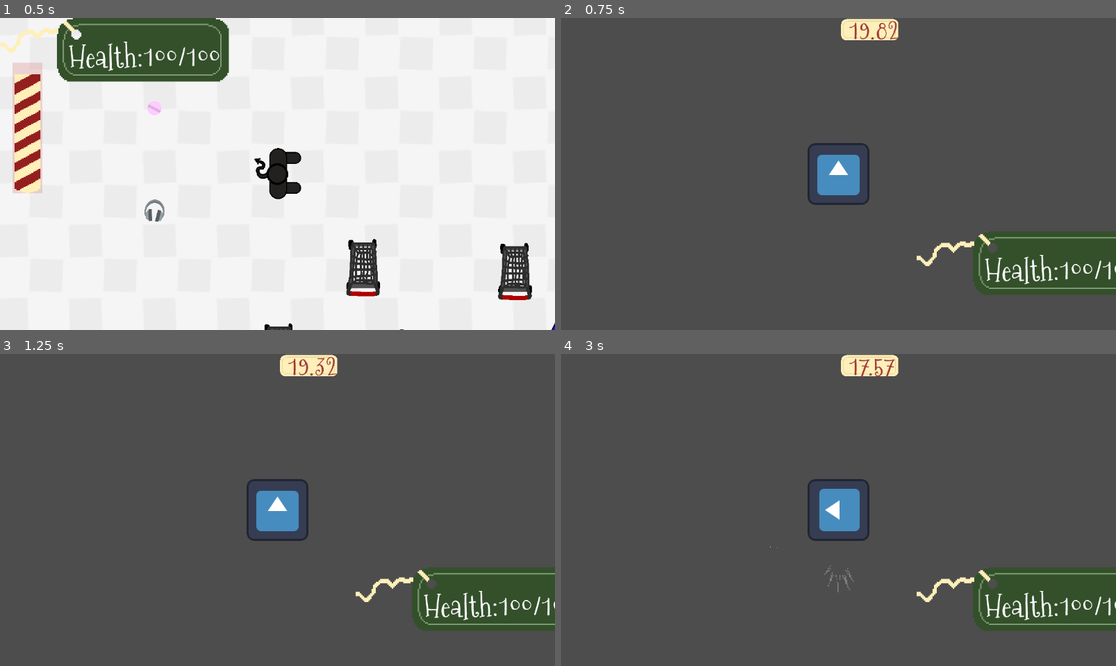
Above: before the commit, frames 1-4 (two rows, left to right).
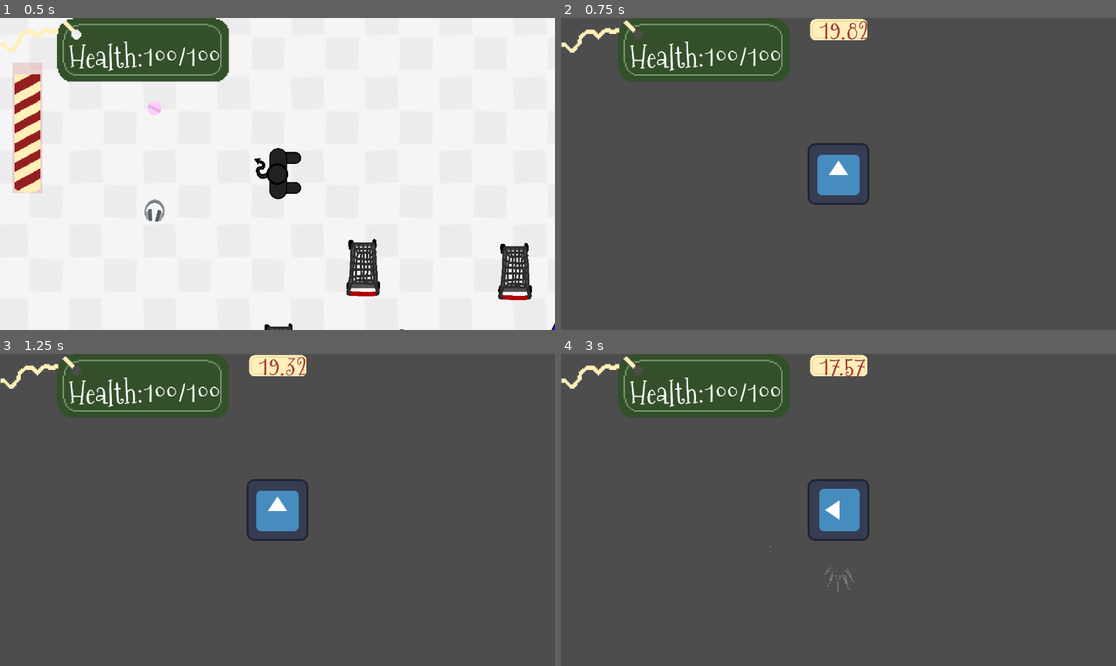
Above: after the commit, the same moments.

Repository: skeeeth/Krampus-Game
Game: Godot game, scene res://cart_test.tscn
Same seed, same stepped clock (60 frames per second), same inputs: the game is played once before the commit and once after it. The engine's default icon, where the game draws it, is replaced by a stand-in: a white triangle on a blue panel in a dark square.
Inputs:
- Up to frame 1 (0.5 s): no input
- Up to frame 2 (0.75 s): hold Right (right) from 0.53 s (still down); hold 1 (dev1) from 0.53 s (still down)
- Up to frame 3 (1.25 s): keep holding Right (right); keep holding 1 (dev1)
- Up to frame 4 (3 s): release Right (right) at 1.28 s; release 1 (dev1) at 1.28 s; hold Down (down) 1.28-2.03 s; tap X (attack) at 1.35 s; tap 1 (dev1) at 1.55 s; hold Right (right) 2.03-2.78 s; hold 1 (dev1) 2.03-2.78 s; hold Up (up) from 2.78 s (still down); tap Z (interact) at 2.85 s

Frame 1 is identical in both runs. In frame 2, 12% of the frame differs, in the area x 0-100%, y 0-89%; in frame 3, 12%; in frame 4, 12%.

Commit message:
Item Pickup cards

Diff:
--- a/Combat/KombatKrampus/sack_krampus.gd
+++ b/Combat/KombatKrampus/sack_krampus.gd
@@ -3,6 +3,9 @@
 
 var dash_buffered:bool = false
 @export var sm:StateMachine
+
+func _ready() -> void:
+	$Camera2D.make_current()
 func _physics_process(delta: float) -> void:
 	move_and_slide()
 
--- a/Combat/KombatKrampus/sack_krampus.tscn
+++ b/Combat/KombatKrampus/sack_krampus.tscn
@@ -12,7 +12,6 @@
 [ext_resource type="Script" path="res://Combat/KombatKrampus/AttackHitbox.gd" id="9_lhobn"]
 [ext_resource type="Script" path="res://Combat/KombatKrampus/Visual.gd" id="9_yecmo"]
 [ext_resource type="Texture2D" uid="uid://bg4hx3t8gnwp5" path="res://Player/hit04.png" id="11_nbwxv"]
-[ext_resource type="PackedScene" uid="uid://b4w75pwooriub" path="res://Combat/UI/CombatUI.tscn" id="13_08agu"]
 
 [sub_resource type="CapsuleShape2D" id="CapsuleShape2D_6pwbh"]
 
@@ -293,6 +292,6 @@
 radial_accel_min = -70.27
 radial_accel_max = -48.65
 
-[node name="Camera2D" parent="." instance=ExtResource("13_08agu")]
+[node name="Camera2D" type="Camera2D" parent="."]
 
 [connection signal="animation_looped" from="SpinAttack" to="StateMachine/Spin" method="_on_spin_attack_animation_looped"]
--- a/Combat/UI/CombatUI.tscn
+++ b/Combat/UI/CombatUI.tscn
@@ -30,8 +30,7 @@
 font_size = 60
 font_color = Color(0.63, 0.2205, 0.2205, 1)
 
-[node name="Camera2D" type="Camera2D"]
-z_index = 1024
+[node name="Camera2D" type="CanvasLayer"]
 script = ExtResource("1_22rx2")
 metadata/_edit_horizontal_guides_ = [-126.0]
 
@@ -50,14 +49,18 @@
 grow_vertical = 2
 
 [node name="ProgressBar" parent="." instance=ExtResource("3_jdtuh")]
-offset_left = 161.0
-offset_top = 119.0
-offset_right = 430.0
-offset_bottom = 158.0
+offset_right = 0.0
+offset_bottom = 0.0
 
-[node name="Timer_Container" type="Sprite2D" parent="."]
+[node name="Timer_Container" type="TextureRect" parent="."]
+anchors_preset = 5
+anchor_left = 0.5
+anchor_right = 0.5
+offset_left = -61.5
+offset_right = 61.5
+offset_bottom = 48.0
+grow_horizontal = 2
 texture = ExtResource("4_n5yce")
-offset = Vector2(64, 24)
 
 [node name="Timer" type="Label" parent="Timer_Container"]
 offset_left = -6.0
--- a/Combat/UI/combat_ui.gd
+++ b/Combat/UI/combat_ui.gd
@@ -1,4 +1,4 @@
-extends Camera2D
+extends CanvasLayer
 
 #@onready var progress_bar: ProgressBar = $ProgressBar
 @onready var timer: Label = $Timer_Container/Timer
@@ -9,10 +9,10 @@
 # Called when the node enters the scene tree for the first time.
 func _ready() -> void:
 	time = PlayerVariables.survival_time
-	$Timer_Container.position.y = -get_viewport_rect().size.y/2.0
-	lens.size = get_viewport_rect().size
-	lens.position = -get_viewport_rect().size/2.0
-	make_current()
+	#$Timer_Container.position.y = -get_viewport_rect().size.y/2.0
+	#lens.size = get_viewport_rect().size
+	#lens.position = -get_viewport_rect().size/2.0
+	#make_current()
 	pass # Replace with function body.
 
 
--- a/Combat/UI/healthbar.gd
+++ b/Combat/UI/healthbar.gd
@@ -8,8 +8,8 @@
 	label.text = "Health:%3.0f/%3.0f" %  [PlayerVariables.current_health,PlayerVariables.max_hp]
 	#scale.x = 1.0/get_parent().zoom.x
 	#scale.y = 1.0/get_parent().zoom.y
-	#position.x = -(get_viewport_rect().size.x/2.0)/get_parent().zoom.x
-	#position.y = -(get_viewport_rect().size.y/2.0)/get_parent().zoom.y
+	#position.x = -(get_viewport_rect().size.x/2.0)
+	#position.y = -(get_viewport_rect().size.y/2.0)
 
 	#max_value = PlayerVariables.max_hp
 	PlayerVariables.health_changed.connect(_on_health_changed)
--- a/Items/item_pickup_card.gd
+++ b/Items/item_pickup_card.gd
@@ -1,8 +1,17 @@
 extends PanelContainer
+class_name ItemCard
 
+var title:String
+var image:Texture2D
+var description:String
+var flavor:String
 
 # Called when the node enters the scene tree for the first time.
 func _ready() -> void:
+	$MarginContainer/VBoxContainer/Label.text = title
+	$MarginContainer/VBoxContainer/VBoxContainer/TextureRect.texture = image
+	$MarginContainer/VBoxContainer/Label2.text = description
+	$MarginContainer/VBoxContainer/Label3.text = flavor
 	pass # Replace with function body.
 
 
--- a/Items/item_pickup_card.tscn
+++ b/Items/item_pickup_card.tscn
@@ -15,7 +15,7 @@
 font_color = Color(0, 0, 0, 1)
 
 [node name="ItemGraphic" type="PanelContainer"]
-custom_minimum_size = Vector2(250, 250)
+custom_minimum_size = Vector2(200, 200)
 offset_right = 250.0
 offset_bottom = 250.0
 theme_override_styles/panel = SubResource("StyleBoxTexture_j07lj")
@@ -33,18 +33,44 @@
 
 [node name="Label" type="Label" parent="MarginContainer/VBoxContainer"]
 layout_mode = 2
+size_flags_vertical = 6
 text = "Name"
 label_settings = SubResource("LabelSettings_5lrd0")
 horizontal_alignment = 1
 
-[node name="TextureRect" type="TextureRect" parent="MarginContainer/VBoxContainer"]
+[node name="VBoxContainer" type="HBoxContainer" parent="MarginContainer/VBoxContainer"]
+custom_minimum_size = Vector2(0, 114.14)
 layout_mode = 2
+size_flags_vertical = 3
+
+[node name="Control2" type="Control" parent="MarginContainer/VBoxContainer/VBoxContainer"]
+layout_mode = 2
+size_flags_horizontal = 3
+
+[node name="TextureRect" type="TextureRect" parent="MarginContainer/VBoxContainer/VBoxContainer"]
+layout_mode = 2
+size_flags_horizontal = 3
 size_flags_vertical = 3
 texture = ExtResource("2_ofjvc")
 expand_mode = 3
+stretch_mode = 4
+
+[node name="Control" type="Control" parent="MarginContainer/VBoxContainer/VBoxContainer"]
+layout_mode = 2
+size_flags_horizontal = 3
 
 [node name="Label2" type="Label" parent="MarginContainer/VBoxContainer"]
 layout_mode = 2
+size_flags_vertical = 6
 text = "Description"
 label_settings = SubResource("LabelSettings_5lrd0")
 horizontal_alignment = 1
+
+[node name="Label3" type="RichTextLabel" parent="MarginContainer/VBoxContainer"]
+custom_minimum_size = Vector2(200, 0)
+layout_mode = 2
+size_flags_vertical = 3
+bbcode_enabled = true
+text = "[i][color=#222222CC] [center] adfasdf"
+fit_content = true
+scroll_active = false
--- a/Items/pickup_item.gd
+++ b/Items/pickup_item.gd
@@ -5,15 +5,11 @@
 @export var description:String
 @export var flavor:String
 
-# Called when the node enters the scene tree for the first time.
-#func _ready() -> void:
-	#pass # Replace with function body.
-#
-#
-## Called every frame. 'delta' is the elapsed time since the previous frame.
-#func _process(delta: float) -> void:
-	#pass
+func collect():
+	PlayerVariables.new_item.emit(item_name,
+			description,
+			flavor,
+			$Sprite2D.texture)
 
-func collect():
 	queue_free()
 	pass
--- /dev/null
+++ b/Player/item_card_spawn.gd
@@ -0,0 +1,22 @@
+extends Control
+
+@onready var _pickup_card_scene = preload("res://Items/item_pickup_card.tscn")
+
+func _ready() -> void:
+	PlayerVariables.new_item.connect(spawn_card)
+
+func spawn_card(title,description,flavor,image):
+	var p1 = $Marker2D.position
+	var p2 = $Marker2D2.position
+	var card:ItemCard = _pickup_card_scene.instantiate()
+	card.title = title
+	card.image = image
+	card.description = description
+	card.flavor = flavor
+	card.position = p1
+	add_child(card)
+	var back_forth = create_tween()
+
+	back_forth.tween_property(card,"position",p2,0.6)
+	back_forth.tween_property(card,"position",p1,0.3).set_delay(1.5)
+	back_forth.tween_callback(card.queue_free)
--- a/Player/player_variables.gd
+++ b/Player/player_variables.gd
@@ -1,7 +1,7 @@
 extends Node
 
 signal health_changed(new)
-
+signal new_item(title,desc,flavor,image)
 #shouldn't really be in this script but this is the only autoload for now
 signal combat_ended
 
--- a/Player/store_ui.tscn
+++ b/Player/store_ui.tscn
@@ -1,8 +1,9 @@
-[gd_scene load_steps=6 format=3 uid="uid://biu0vrh6mioda"]
+[gd_scene load_steps=7 format=3 uid="uid://djfchrromtecl"]
 
 [ext_resource type="PackedScene" uid="uid://cuiyko1ty38wq" path="res://Combat/UI/healthbar.tscn" id="1_rpmqc"]
 [ext_resource type="Texture2D" uid="uid://dwquums5t7q8i" path="res://Combat/UI/candycane.png" id="2_tglna"]
 [ext_resource type="Script" path="res://SpiritBar.gd" id="3_3kabb"]
+[ext_resource type="Script" path="res://Player/item_card_spawn.gd" id="5_6bccp"]
 
 [sub_resource type="Gradient" id="Gradient_7kxnj"]
 colors = PackedColorArray(0.86, 0.5676, 0.5676, 0.352941, 0.858824, 0.568627, 0.568627, 0.352941)
@@ -13,11 +14,8 @@
 [node name="StoreUI" type="CanvasLayer"]
 
 [node name="HPDisplay" parent="." instance=ExtResource("1_rpmqc")]
-anchors_preset = -1
-anchor_right = 0.198
-anchor_bottom = 0.133
-offset_right = -228.096
-offset_bottom = -86.184
+offset_right = 0.0
+offset_bottom = 0.0
 
 [node name="CheerBar" type="TextureProgressBar" parent="."]
 anchors_preset = -1
@@ -34,3 +32,19 @@
 texture_progress = ExtResource("2_tglna")
 script = ExtResource("3_3kabb")
 margin = 50.0
+
+[node name="Control" type="Control" parent="."]
+process_mode = 3
+layout_mode = 3
+anchors_preset = 0
+offset_left = 1967.0
+offset_top = 795.0
+offset_right = 2007.0
+offset_bottom = 835.0
+script = ExtResource("5_6bccp")
+
+[node name="Marker2D" type="Marker2D" parent="Control"]
+position = Vector2(0, -100)
+
+[node name="Marker2D2" type="Marker2D" parent="Control"]
+position = Vector2(-332, -100)
--- a/SpiritBar.gd
+++ b/SpiritBar.gd
@@ -20,7 +20,9 @@
 		outside_scene.visible = false
 		var combat_instance = combat_scene.instantiate()
 		get_tree().root.add_child(combat_instance)
+		visible = false
 		await PlayerVariables.combat_ended
+		visible = true
 		value = max_value
 		outside_scene.visible = true
 		outside_scene.process_mode = Node.PROCESS_MODE_INHERIT
--- a/cart_test.tscn
+++ b/cart_test.tscn
@@ -199,7 +199,11 @@
 
 [node name="Item2" parent="." instance=ExtResource("11_71mkg")]
 position = Vector2(-319, 95)
+
 [node name="StoreUI" parent="." instance=ExtResource("7_srwat")]
+
+[node name="CheerBar" parent="StoreUI" index="1" node_paths=PackedStringArray("outside_scene")]
+outside_scene = NodePath("../..")
 
 [editable path="LevelBoundaries/WestWall"]
 [editable path="LevelBoundaries/EastWall"]
@@ -213,3 +217,4 @@
 [editable path="Middle wall cluster/SouthWall3"]
 [editable path="Middle wall cluster/WestWall4"]
 [editable path="Middle wall cluster/WestWall5"]
+[editable path="StoreUI"]
--- a/sack_world.tscn
+++ b/sack_world.tscn
@@ -1,8 +1,9 @@
-[gd_scene load_steps=4 format=3 uid="uid://vchflsopy7ik"]
+[gd_scene load_steps=5 format=3 uid="uid://vchflsopy7ik"]
 
 [ext_resource type="Script" path="res://sack_world.gd" id="1_4dw0a"]
 [ext_resource type="PackedScene" uid="uid://o0lhjoabixi6" path="res://Combat/KombatKrampus/sack_krampus.tscn" id="2_2r7au"]
 [ext_resource type="Script" path="res://enemy_spawner.gd" id="2_yx42x"]
+[ext_resource type="PackedScene" uid="uid://b4w75pwooriub" path="res://Combat/UI/CombatUI.tscn" id="4_3hr63"]
 
 [node name="SackWorld" type="Node2D"]
 script = ExtResource("1_4dw0a")
@@ -11,3 +12,5 @@
 
 [node name="Node2D" type="Node2D" parent="."]
 script = ExtResource("2_yx42x")
+
+[node name="Camera2D" parent="." instance=ExtResource("4_3hr63")]
Not shown: 1 places in Combat/KombatKrampus/sack_krampus.tscn that only renumber resources
Not shown: 1 places in Combat/UI/gift_label.tres that only renumber resources
Not shown: 1 places in cart_test.tscn that only renumber resources
